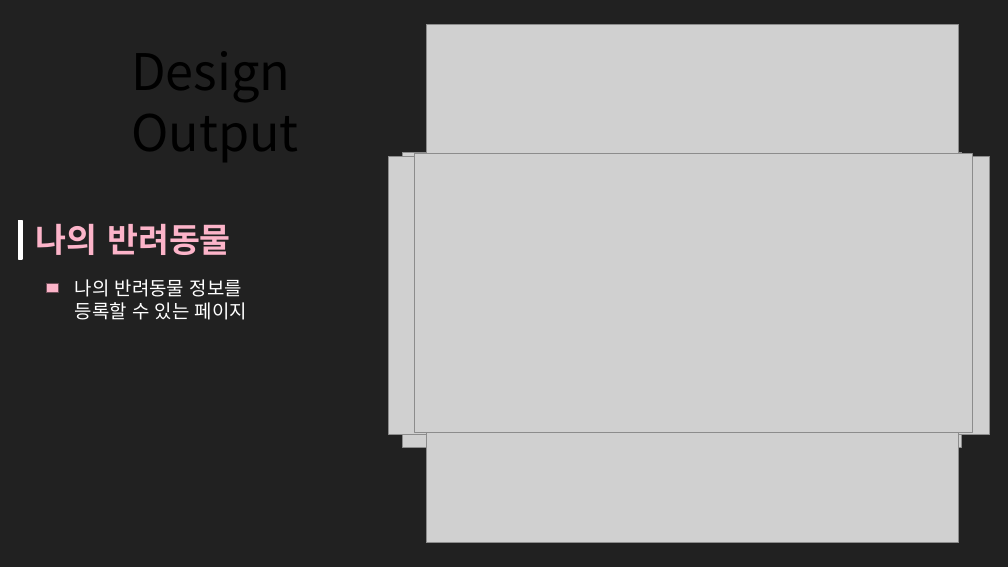
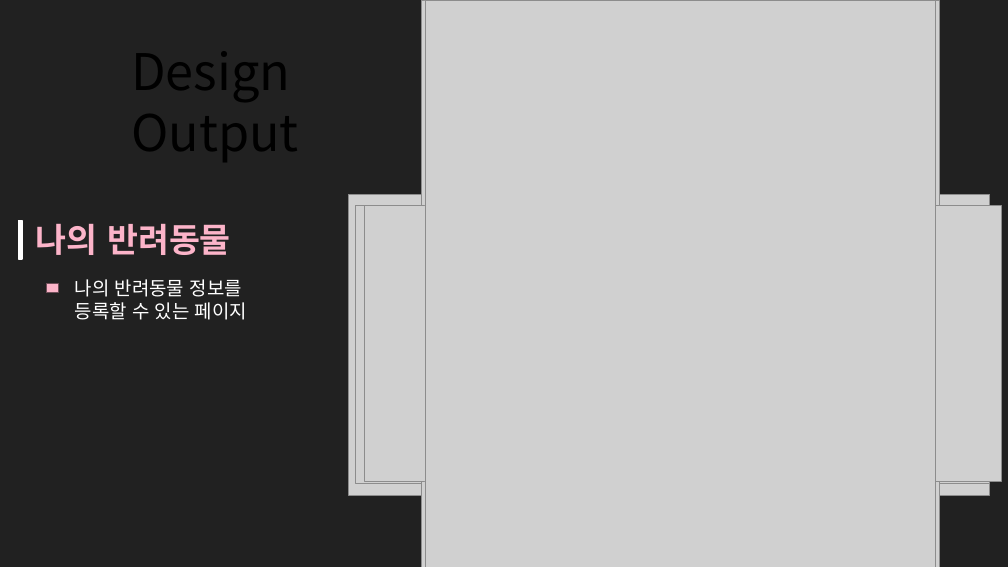
Before and after one commit to Yeonsu1027/router_animal, a slide deck: slide 11 of animal_dbms/반려동물백서발표용.pptx (slide 16 before the commit). Drawn at 1008x567 pixels with LibreOffice and Linux fonts; fonts in the diff are those of the drawing; grey boxes stand for pictures; background and template pictures are left out. Boxes give left, top, right and bottom in pixels: in the first picture for what was removed or moved away, otherwise in the second. Text is boxed around its words. In the diff, an @@ line names an element or a change of style, - is before the commit and + after.

```diff
--- a/animal_dbms/반려동물백서발표용.pptx
+++ b/animal_dbms/반려동물백서발표용.pptx
@@ picture: place and size @@
-picture at box(426, 24, 960, 543)
+picture at box(421, 0, 940, 567)
@@ picture added at box(425, 0, 935, 567) @@
@@ picture: place and size @@
-picture at box(414, 154, 972, 433)
+picture at box(349, 194, 990, 495)
@@ picture: place and size @@
-picture at box(402, 152, 962, 448)
+picture at box(355, 206, 990, 484)
@@ picture: place and size @@
-picture at box(389, 157, 990, 435)
+picture at box(364, 206, 1002, 482)
```
Also in this commit, not shown: 2 other slides changed, 10 other files.
